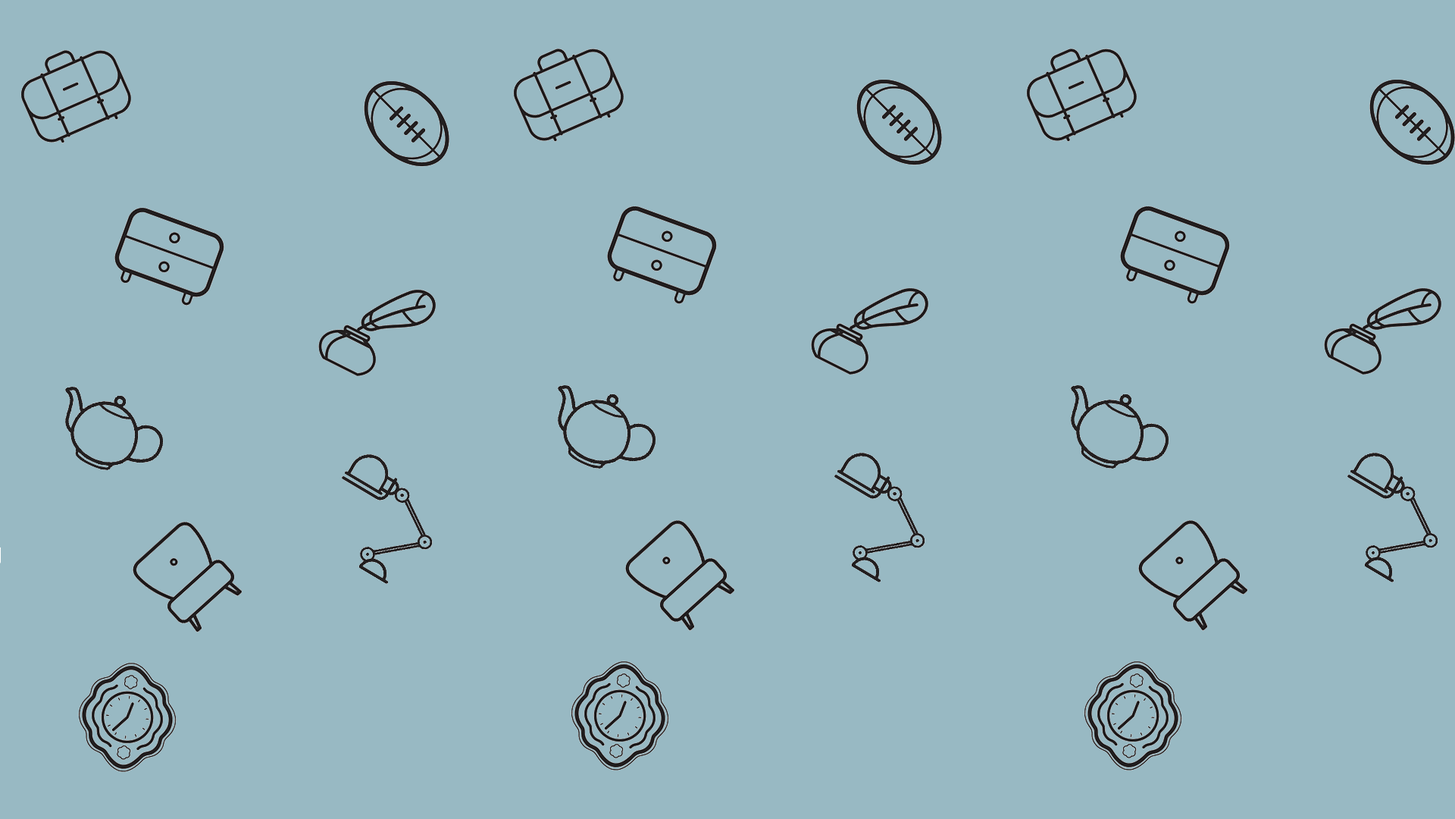
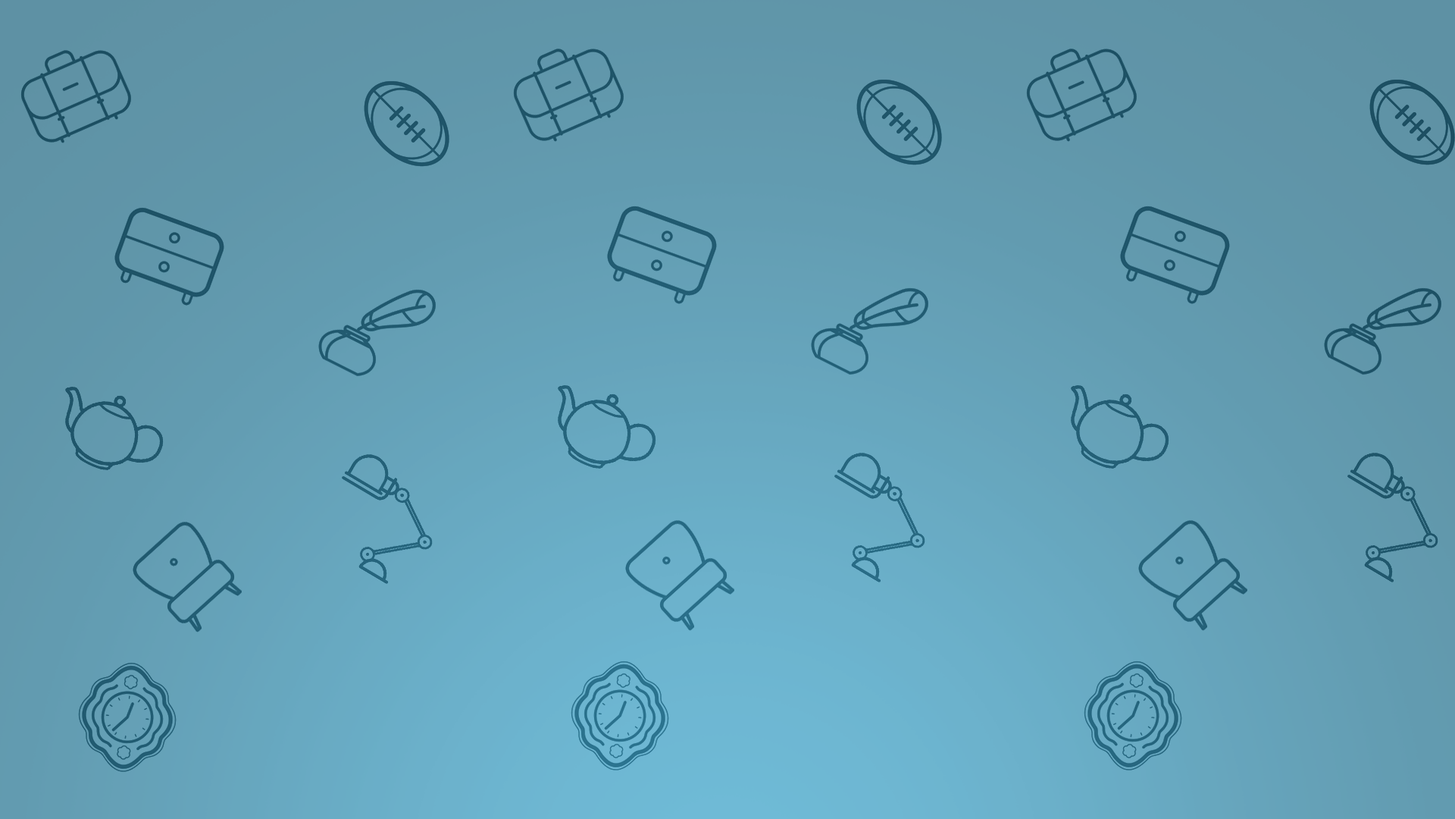
Layered file, before and after one edit (1455x819). Changes by layer:
added layer "Layer 14" (70%) above "background" over (0, 0, 1455, 819)
hid "background", opacity 50% → 70%, moved it above "Layer 13", painted on it over (0, 0, 1455, 819)
